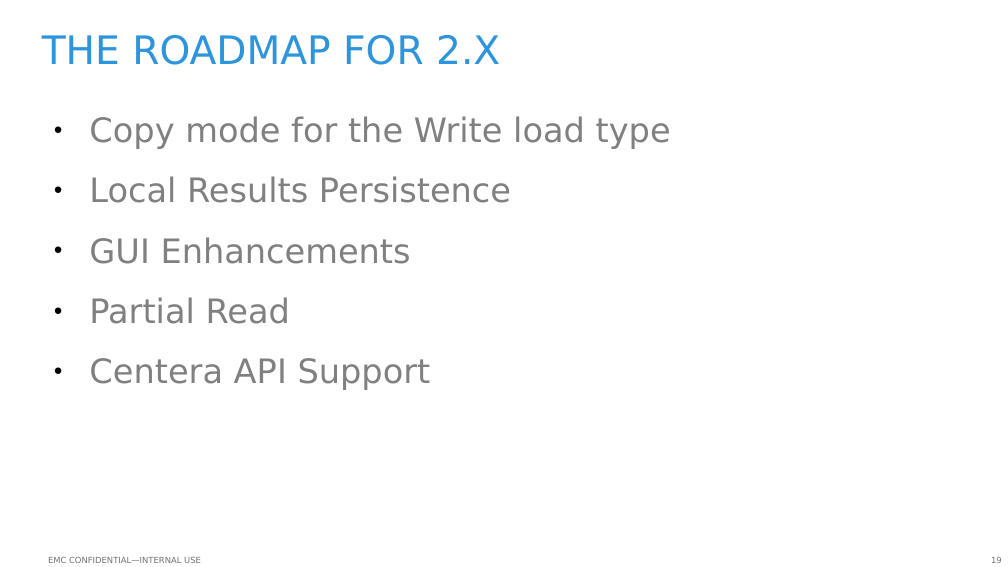
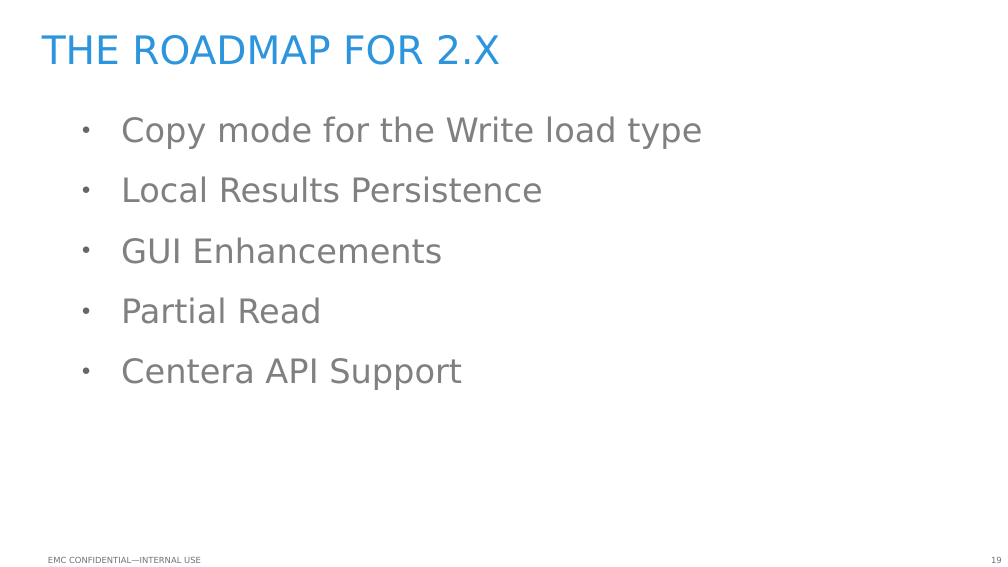
Before and after one commit to emc-mongoose/mongoose, a slide deck: slide 19 of doc/emcmongoosev2.odp. Drawn at 1008x567 pixels with LibreOffice and Linux fonts; fonts in the diff are those of the drawing; background and template pictures are left out. Boxes give left, top, right and bottom in pixels: in the first picture for what was removed or moved away, otherwise in the second. Text is boxed around its words. In the diff, an @@ line names an element or a change of style, - is before the commit and + after.

```diff
--- a/doc/emcmongoosev2.odp
+++ b/doc/emcmongoosev2.odp
@@ text "Copy mode for the Write ..." at <box>121,116,702,390</box>: indent changed; bullet colour #000000 to #666666 @@
```
Also in this commit, not shown: 11 other slides changed, 1 slide added, 1 slide removed, 1 other file.
